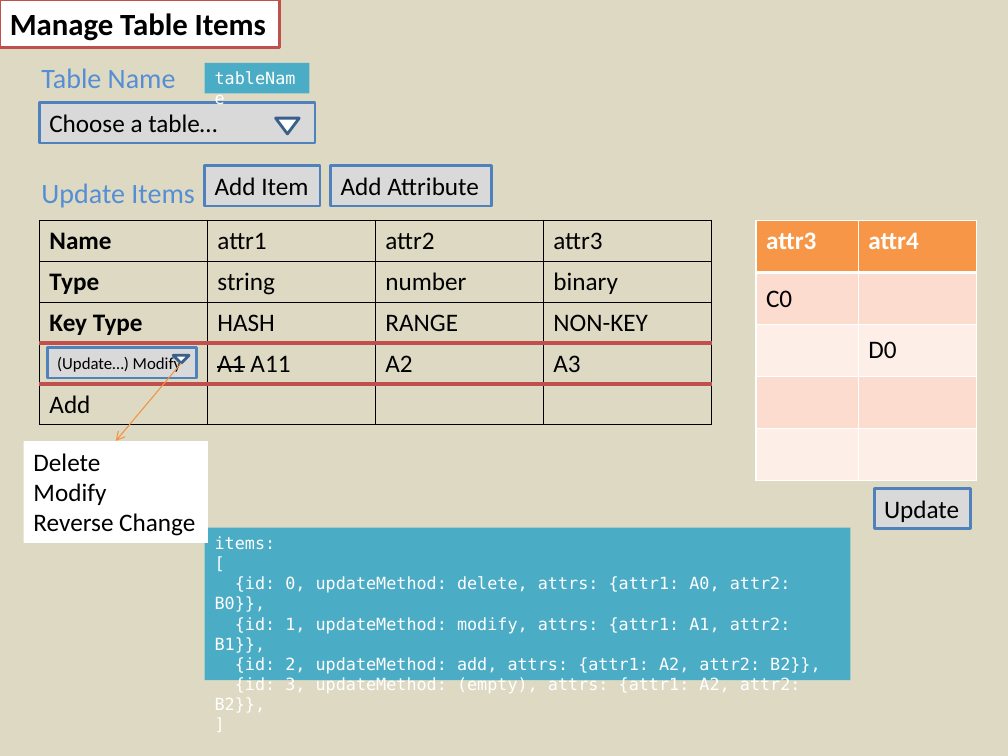
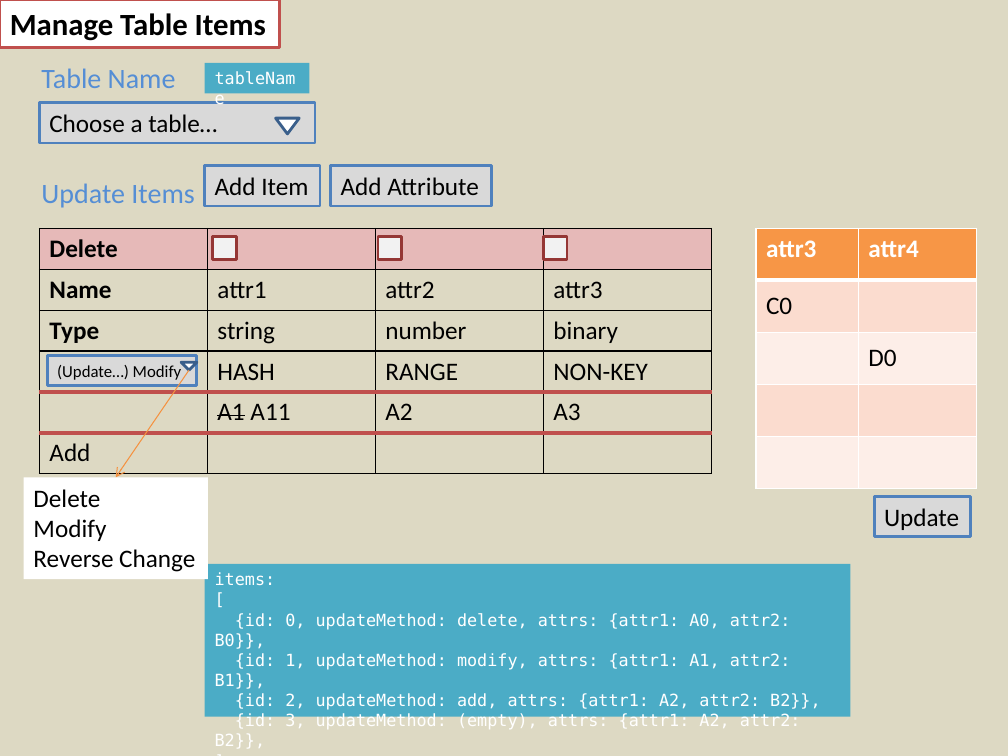
Before and after one commit to joycejoyce/DynamoDBManager, a slide deck: slide 5 of design/DynamoDB Manager.pptx. Drawn at 1008x756 pixels with LibreOffice and Linux fonts; fonts in the diff are those of the drawing; background and template pictures are left out. Boxes give left, top, right and bottom in pixels: in the first picture for what was removed or moved away, otherwise in the second. Text is boxed around its words. In the diff, an @@ line names an element or a change of style, - is before the commit and + after.

Commit message:
Delete attributes in DB

```diff
--- a/design/DynamoDB Manager.pptx
+++ b/design/DynamoDB Manager.pptx
@@ table at box(39, 229, 713, 474) @@
+row 1: Delete |  |  | 
@@ table: place and size @@
-table at box(39, 221, 713, 425)
+table at box(39, 229, 713, 474)
@@ rectangle added at box(213, 236, 236, 259), fill #F2F2F2, outline #953735 2 pt @@
@@ rectangle added at box(378, 236, 401, 259), fill #F2F2F2, outline #953735 2 pt @@
@@ rectangle added at box(543, 236, 566, 259), fill #F2F2F2, outline #953735 2 pt @@
@@ 2 rectangles, 1 table: place and size @@
-2 rectangles, 1 table at box(47, 221, 977, 528)
+2 rectangles, 1 table at box(47, 229, 977, 536)
@@ arrow moved from (181, 363) - (116, 442) to (188, 370) - (116, 478) @@
@@ flow chart merge: place and size @@
-flow chart merge at box(173, 356, 190, 364)
+flow chart merge at box(181, 362, 198, 370)
@@ rectangle "Delete": place and size @@
-rectangle "Delete" at box(23, 442, 208, 543)
+rectangle "Delete" at box(23, 478, 208, 580)
@@ rectangle "items:": place and size @@
-rectangle "items:" at box(205, 527, 851, 679)
+rectangle "items:" at box(205, 563, 851, 716)
```
Also in this commit, not shown: 3 other files.
